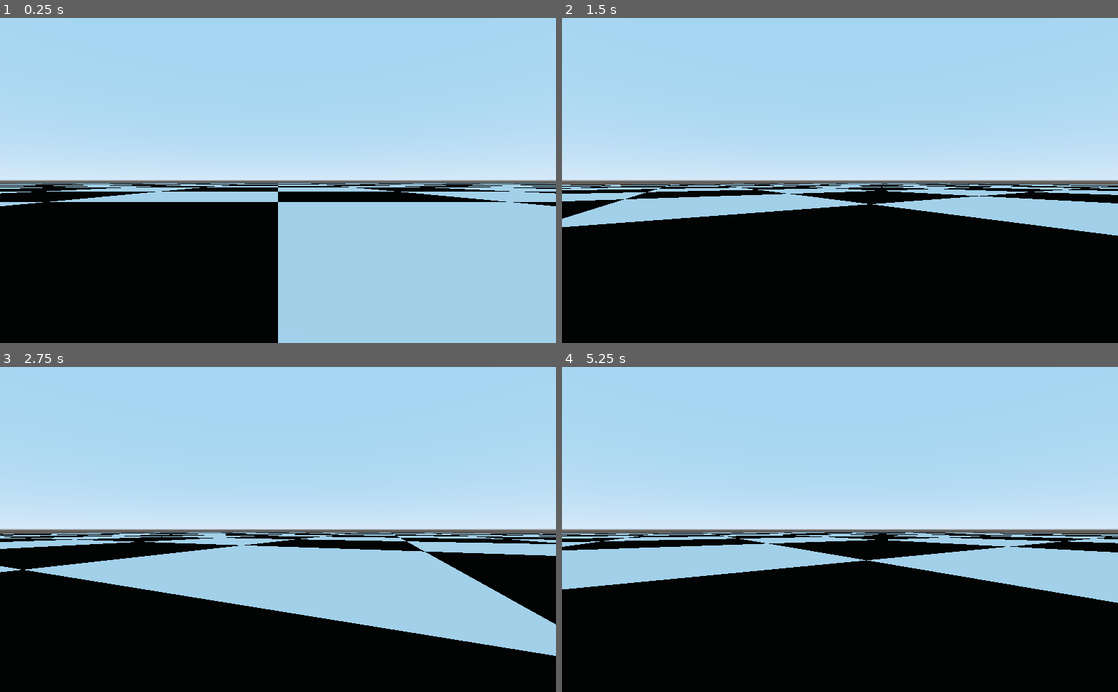
Above: before the commit, frames 1-4 (two rows, left to right).
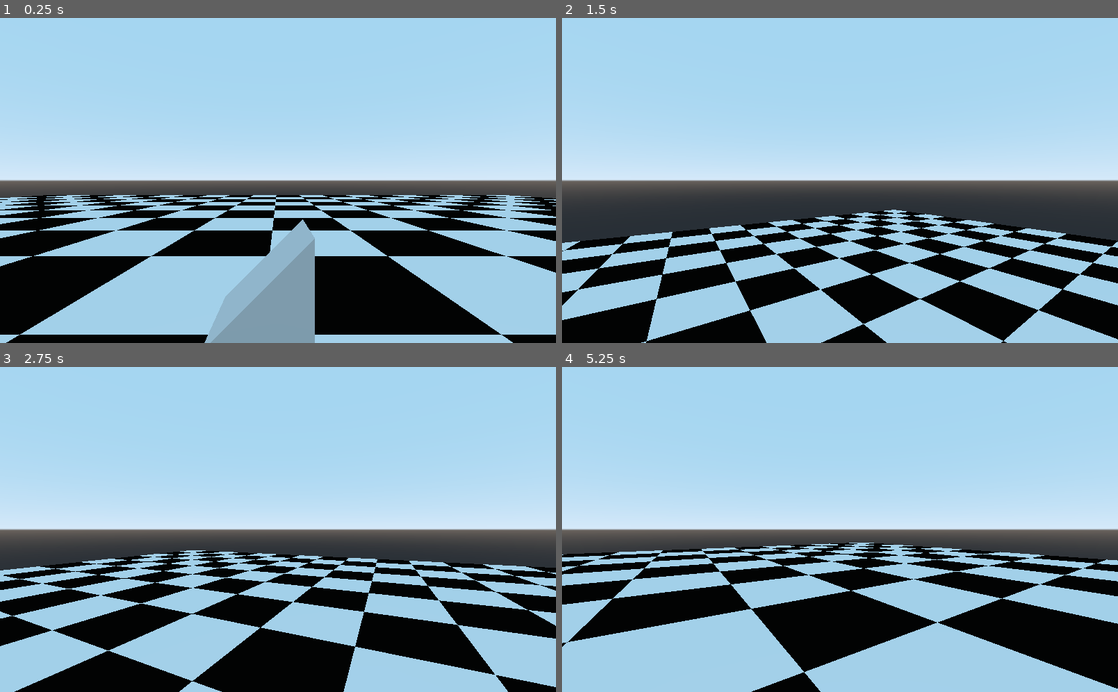
Above: after the commit, the same moments.

Repository: gilzoide/ggj2021
Game: Godot game, scene res://Teste-Gil.tscn
The game is run twice, just before and just after one commit, with the same random seed, the same clock (stepped at 60 frames per second) and the same inputs.
Inputs:
- Up to frame 1 (0.25 s): no input
- Up to frame 2 (1.5 s): tap Enter at 0.5 s; hold D (move_right) 0.53-1.28 s; hold W (move_front) 0.53-1.28 s; hold S (move_back) from 1.28 s (still down); tap W (move_front) at 1.35 s
- Up to frame 3 (2.75 s): release S (move_back) at 2.03 s; hold D (move_right) from 2.03 s (still down); hold W (move_front) from 2.03 s (still down)
- Up to frame 4 (5.25 s): release W (move_front) at 2.78 s; tap W (move_front) at 2.85, 4.35 s; release D (move_right) at 3.53 s; hold W (move_front) 3.53-4.28 s; hold A (move_left) 3.53-5.03 s; hold S (move_back) from 5.03 s (still down); hold W (move_front) from 5.03 s (still down)

The runs differ from the first frame. In frame 1, 29% of the frame differs, in the area x 0-100%, y 50-100%; in frame 2, 32%; in frame 3, 29%; in frame 4, 30%.

Commit message:
Física básica adicionada (gravidade e objetos para colisão)

Diff:
--- a/src/Player/Player.gd
+++ b/src/Player/Player.gd
@@ -2,28 +2,39 @@
 
 export(float) var speed = 5
 export(float) var rotate_speed = 45
+export var gravity = Vector3.DOWN * 10
+var velocity = Vector3.ZERO
 
 onready var animation_player = $AnimationPlayer
 
 func _ready() -> void:
-    set_physics_process(true)
+	set_physics_process(true)
 
 func _physics_process(delta: float) -> void:
-    var delta_rotation: float = 0
-    if Input.is_action_pressed("move_left"):
-        delta_rotation += rotate_speed
-    if Input.is_action_pressed("move_right"):
-        delta_rotation -= rotate_speed
-    if delta_rotation:
-        rotate_y(deg2rad(delta_rotation * delta))
+	velocity += gravity * delta
+	get_input(delta)
+	velocity = move_and_slide(velocity, Vector3.UP)
 
-    var movement: float = 0
-    if Input.is_action_pressed("move_front"):
-        movement += 1
-    if Input.is_action_pressed("move_back"):
-        movement -= 1
-    if movement:
-        move_and_slide(transform.basis.z * movement * speed, Vector3.UP, true)
+func get_input(delta):
+	var delta_rotation: float = 0
+	var vy = velocity.y
+	velocity = Vector3.ZERO
+	if Input.is_action_pressed("move_left"):
+		delta_rotation += rotate_speed
+	if Input.is_action_pressed("move_right"):
+		delta_rotation -= rotate_speed
+	if delta_rotation:
+		rotate_y(deg2rad(delta_rotation * delta))
 
-    if movement:
-        animation_player.play("Moving")
+	var movement: float = 0
+	if Input.is_action_pressed("move_front"):
+		velocity += transform.basis.z * speed
+		movement += 1
+	if Input.is_action_pressed("move_back"):
+		velocity += -transform.basis.z * speed
+		movement -= 1
+
+	velocity.y = vy
+
+	if movement:
+		animation_player.play("Moving")
--- a/src/Teste-Gil.tscn
+++ b/src/Teste-Gil.tscn
@@ -10,11 +10,50 @@
 albedo_texture = ExtResource( 2 )
 uv1_scale = Vector3( 10, 10, 10 )
 
+[sub_resource type="BoxShape" id=4]
+
+[sub_resource type="CubeMesh" id=3]
+
+[sub_resource type="BoxShape" id=5]
+
+[sub_resource type="PrismMesh" id=6]
+left_to_right = 0.0
+size = Vector3( 1, 1, 1 )
+
+[sub_resource type="ConvexPolygonShape" id=7]
+points = PoolVector3Array( -0.5, -0.5, -0.5, -0.5, -0.5, 0.5, 0.5, -0.5, -0.5, 0.5, -0.5, 0.5, -0.5, 0.5, -0.5, -0.5, 0.5, 0.5 )
+
 [node name="Spatial" type="Spatial"]
 
 [node name="Player" parent="." instance=ExtResource( 1 )]
-transform = Transform( 1, 0, 0, 0, 1, 0, 0, 0, 1, 0, 0.232526, 0 )
+transform = Transform( 1, 0, 0, 0, 1, 0, 0, 0, 1, -0.180043, 1.1001, 0.0855904 )
 
-[node name="MeshInstance" type="MeshInstance" parent="."]
+[node name="Ground" type="StaticBody" parent="."]
+
+[node name="MeshInstance" type="MeshInstance" parent="Ground"]
 mesh = SubResource( 1 )
 material/0 = SubResource( 2 )
+
+[node name="CollisionShape" type="CollisionShape" parent="Ground"]
+transform = Transform( 25, 0, 0, 0, 0.1, 0, 0, 0, 25, 0, 0, 0 )
+shape = SubResource( 4 )
+
+[node name="Cube" type="StaticBody" parent="."]
+transform = Transform( 1, 0, 0, 0, 1, 0, 0, 0, 1, 0, 1.10008, -5.213 )
+
+[node name="MeshInstance2" type="MeshInstance" parent="Cube"]
+mesh = SubResource( 3 )
+material/0 = null
+
+[node name="CollisionShape" type="CollisionShape" parent="Cube"]
+shape = SubResource( 5 )
+
+[node name="Ramp" type="StaticBody" parent="."]
+transform = Transform( 1, 0, 0, 0, 1, 0, 0, 0, 1, 0, 0.6, 2.60117 )
+
+[node name="MeshInstance" type="MeshInstance" parent="Ramp"]
+mesh = SubResource( 6 )
+material/0 = null
+
+[node name="CollisionShape" type="CollisionShape" parent="Ramp"]
+shape = SubResource( 7 )
Not shown: 2 places in src/Player/Player.tscn that only renumber resources
Not shown: 1 places in src/Teste-Gil.tscn that only renumber resources
